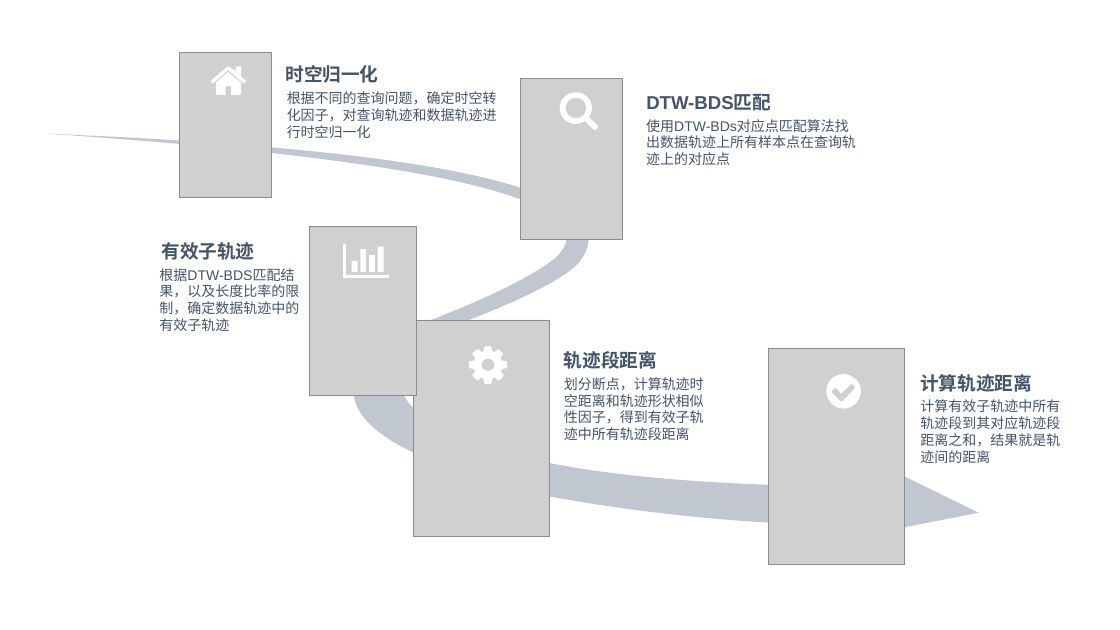
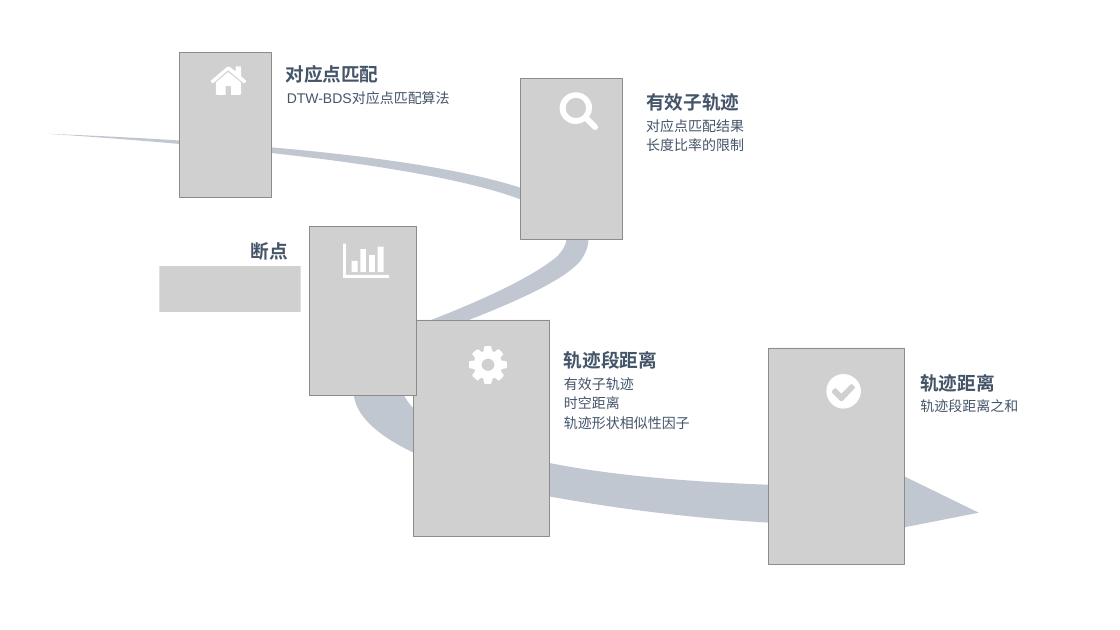
Before and after one commit to dingguangwei/biyelunwen, a slide deck: slide 8 of 答辩-素材.pptx (slide 3 before the commit). Drawn at 1120x630 pixels with LibreOffice and Linux fonts; fonts in the diff are those of the drawing; grey boxes stand for pictures. Boxes give left, top, right and bottom in pixels: in the first picture for what was removed or moved away, otherwise in the second. Text is boxed around its words. In the diff, an @@ line names an element or a change of style, - is before the commit and + after.

```diff
--- a/答辩-素材.pptx
+++ b/答辩-素材.pptx
@@ text at [286, 65, 379, 83]: text changed @@
-时空归一化
+对应点匹配
@@ text at [287, 92, 450, 104]: text changed @@
-根据不同的查询问题，确定时空转化因子，对查询轨迹和数据轨迹进行时空归一化
+DTW-BDS对应点匹配算法
@@ text at [646, 93, 739, 111]: text changed @@
-DTW-BDS匹配
+有效子轨迹
@@ text at [646, 119, 744, 151]: text changed @@
-使用DTW-BDs对应点匹配算法找出数据轨迹上所有样本点在查询轨迹上的对应点
+对应点匹配结果
+长度比率的限制
@@ text removed at [159, 268, 299, 331] @@
-根据DTW-BDS匹配结果，以及长度比率的限制，确定数据轨迹中的有效子轨迹
@@ picture added at [160, 266, 301, 313] @@
@@ text at [251, 242, 288, 260]: text changed @@
-有效子轨迹
+断点
@@ text at [564, 377, 690, 429]: text changed @@
-划分断点，计算轨迹时空距离和轨迹形状相似性因子，得到有效子轨迹中所有轨迹段距离
+有效子轨迹
+时空距离
+轨迹形状相似性因子
@@ text at [920, 374, 994, 392]: text changed @@
-计算轨迹距离
+轨迹距离
@@ text at [920, 399, 1018, 412]: text changed @@
-计算有效子轨迹中所有轨迹段到其对应轨迹段距离之和，结果就是轨迹间的距离
+轨迹段距离之和
```
Also in this commit, not shown: 1 other slide changed, 6 slides added, 2 other files.
